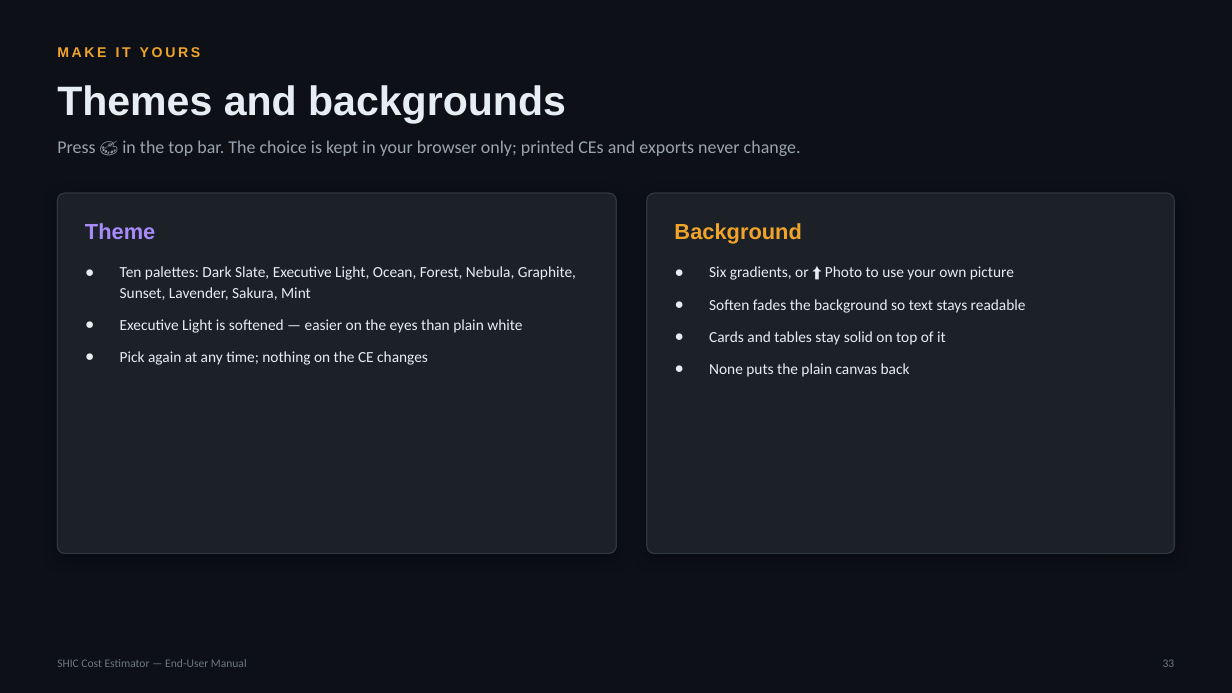
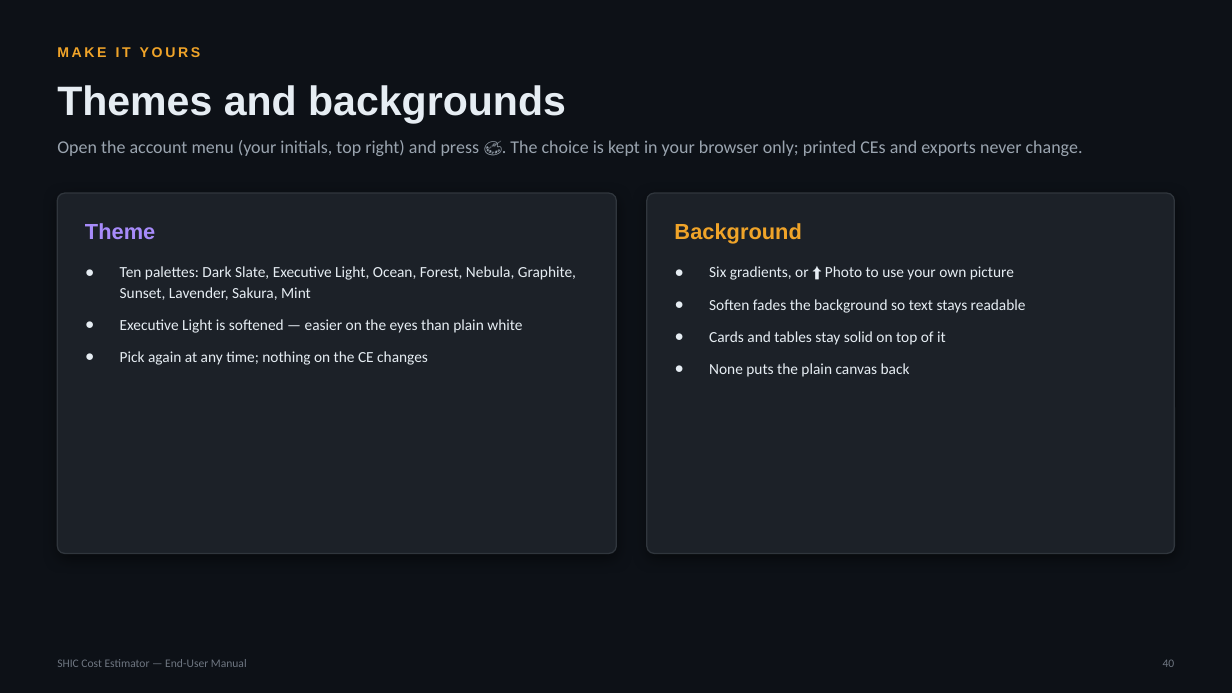
Before and after one commit to SYNERCORE/CostEstimation, a slide deck: slide 40 of docs/SHIC-Cost-Estimator-User-Manual.pptx (slide 33 before the commit). Drawn at 1232x693 pixels with LibreOffice and Linux fonts; fonts in the diff are those of the drawing. Boxes give left, top, right and bottom in pixels: in the first picture for what was removed or moved away, otherwise in the second. Text is boxed around its words. In the diff, an @@ line names an element or a change of style, - is before the commit and + after.

```diff
--- a/docs/SHIC-Cost-Estimator-User-Manual.pptx
+++ b/docs/SHIC-Cost-Estimator-User-Manual.pptx
@@ text at <box>57,140,1083,156</box>: text changed @@
-Press 🎨 in the top bar. The choice is kept in your browser only; printed CEs and exports never change.
+Open the account menu (your initials, top right) and press 🎨. The choice is kept in your browser only; printed CEs and exports never change.
@@ text at <box>1163,659,1175,667</box>: text changed @@
-33
+40
```
Also in this commit, not shown: 32 other slides changed, 7 slides added.
